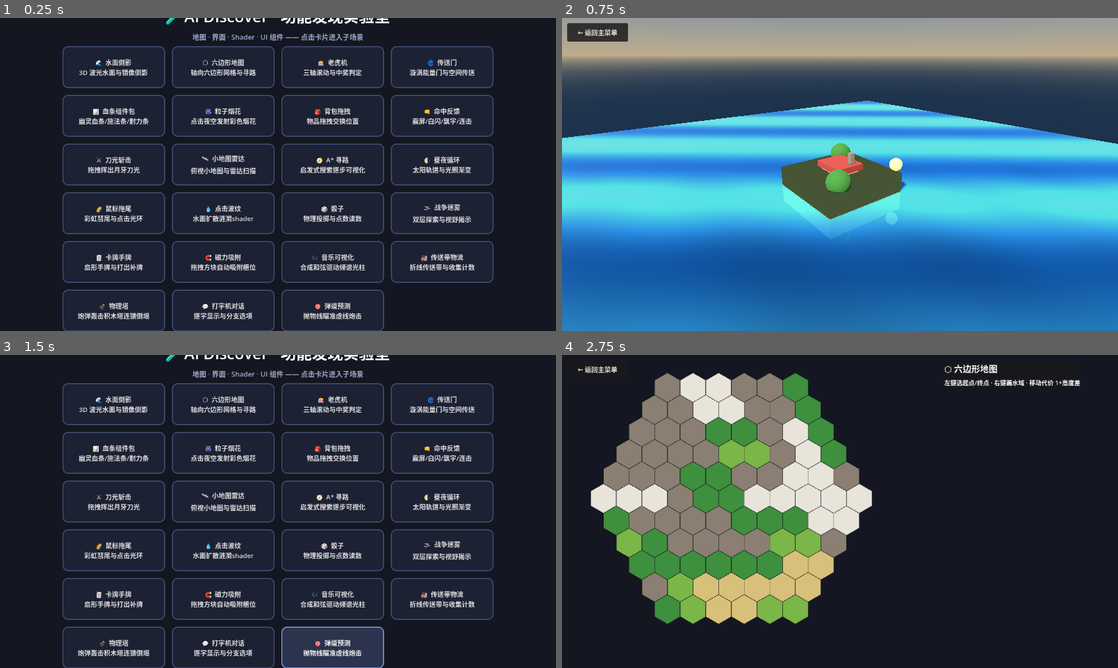
Above: before the commit, frames 1-4 (two rows, left to right).
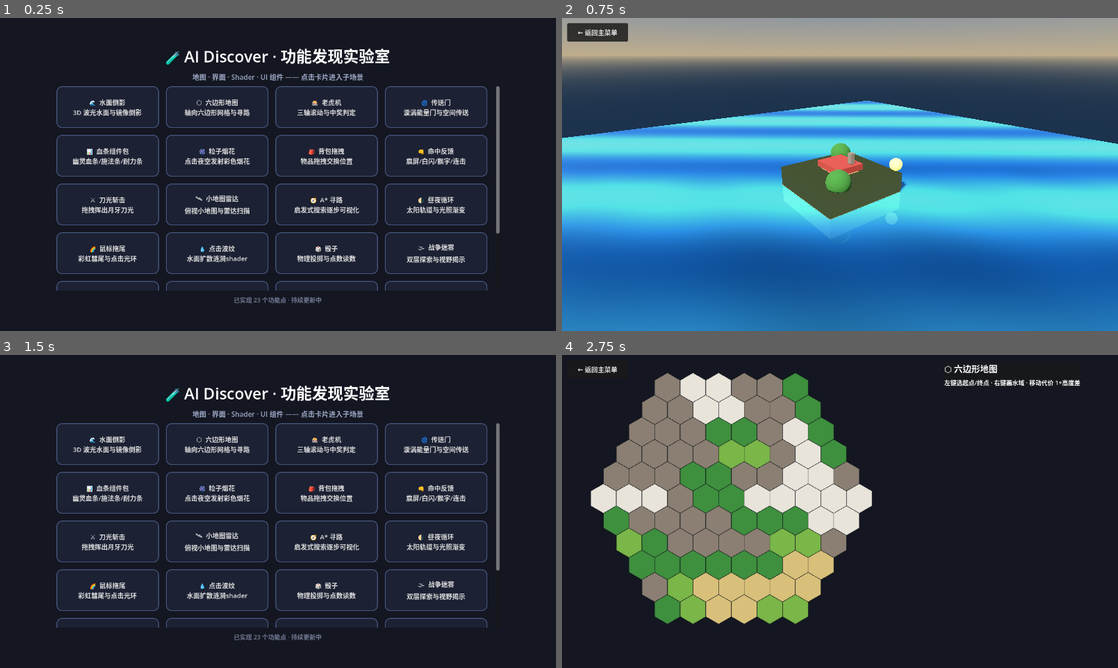
Above: after the commit, the same moments.

Repository: richardkiwilee/pyFramework
Game: Godot game, scene res://scenes/menu.tscn
The game is run twice, just before and just after one commit, with the same random seed, the same clock (stepped at 60 frames per second) and the same inputs.
Inputs:
- Up to frame 1 (0.25 s): no input
- Up to frame 2 (0.75 s): click "🌊 水面倒影 3D 波光水面与镜像倒影" at 0.5 s
- Up to frame 3 (1.5 s): click "← 返回主菜单" at 1.25 s
- Up to frame 4 (2.75 s): click "⬡ 六边形地图 轴向六边形网格与寻路" at 2 s

The runs differ from the first frame. In frame 1, 17% of the frame differs, in the area x 10-90%, y 0-100%; in frame 2, nothing differs; in frame 3, 19%; in frame 4, nothing differs.

Commit message:
ai-discover: 主菜单增加滚动条——卡片网格放入ScrollContainer可滚动选择
Co-Authored-By: Claude <noreply@anthropic.com>

Diff:
--- a/ai-discover/scenes/menu.tscn
+++ b/ai-discover/scenes/menu.tscn
@@ -45,8 +45,14 @@
 text = "地图 · 界面 · Shader · UI 组件 —— 点击卡片进入子场景"
 horizontal_alignment = 1
 
-[node name="Grid" type="GridContainer" parent="CenterBox/VBox"]
+[node name="Scroll" type="ScrollContainer" parent="CenterBox/VBox"]
+custom_minimum_size = Vector2(1020, 470)
 layout_mode = 2
+horizontal_scroll_mode = 0
+
+[node name="Grid" type="GridContainer" parent="CenterBox/VBox/Scroll"]
+layout_mode = 2
+size_flags_horizontal = 3
 theme_override_constants/h_separation = 16
 theme_override_constants/v_separation = 16
 columns = 4
--- a/ai-discover/scripts/menu.gd
+++ b/ai-discover/scripts/menu.gd
@@ -35,7 +35,7 @@
 	{"icon": "🎯", "name": "弹道预测", "desc": "抛物线瞄准虚线炮击", "scene": "res://features/trajectory/trajectory.tscn"},
 ]
 
-@onready var grid: GridContainer = $CenterBox/VBox/Grid
+@onready var grid: GridContainer = $CenterBox/VBox/Scroll/Grid
 @onready var count_label: Label = $CenterBox/VBox/FooterLabel
 
 
